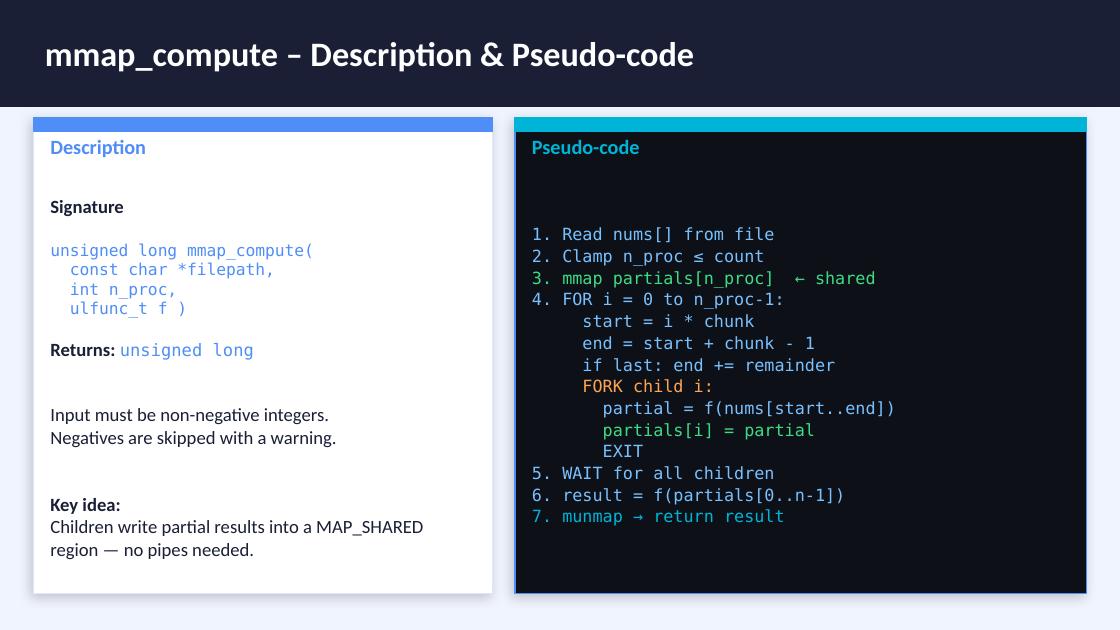
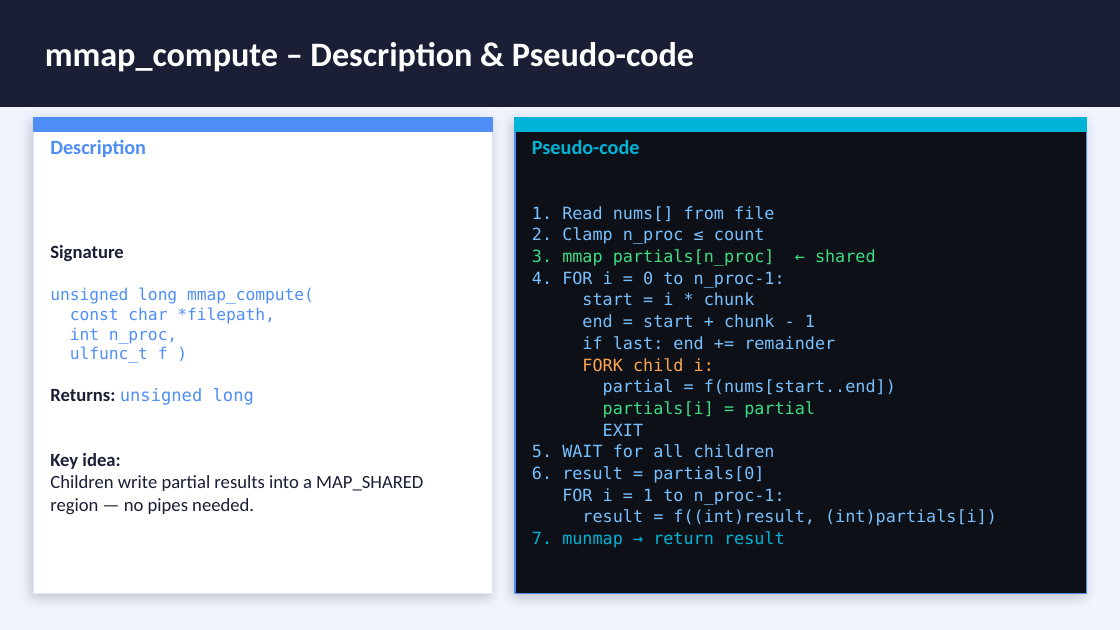
Before and after one commit to Sama3mad/Project-5---IPC-via-Shared-Memory-POSIX-Threads-, a slide deck: slide 4 of project_slides.pptx. Drawn at 1120x630 pixels with LibreOffice and Linux fonts; fonts in the diff are those of the drawing. Boxes give left, top, right and bottom in pixels: in the first picture for what was removed or moved away, otherwise in the second. Text is boxed around its words. In the diff, an @@ line names an element or a change of style, - is before the commit and + after.

```diff
--- a/project_slides.pptx
+++ b/project_slides.pptx
@@ text at box(50, 408, 337, 447): paragraph removed @@
-Input must be non-negative integers.
-Negatives are skipped with a warning.
@@ text at box(532, 466, 997, 526): text changed @@
-6. result = f(partials[0..n-1])
+6. result = partials[0]
+FOR i = 1 to n_proc-1:
+result = f((int)result, (int)partials[i])
```
Also in this commit, not shown: 1 other slide changed, 9 other files.
